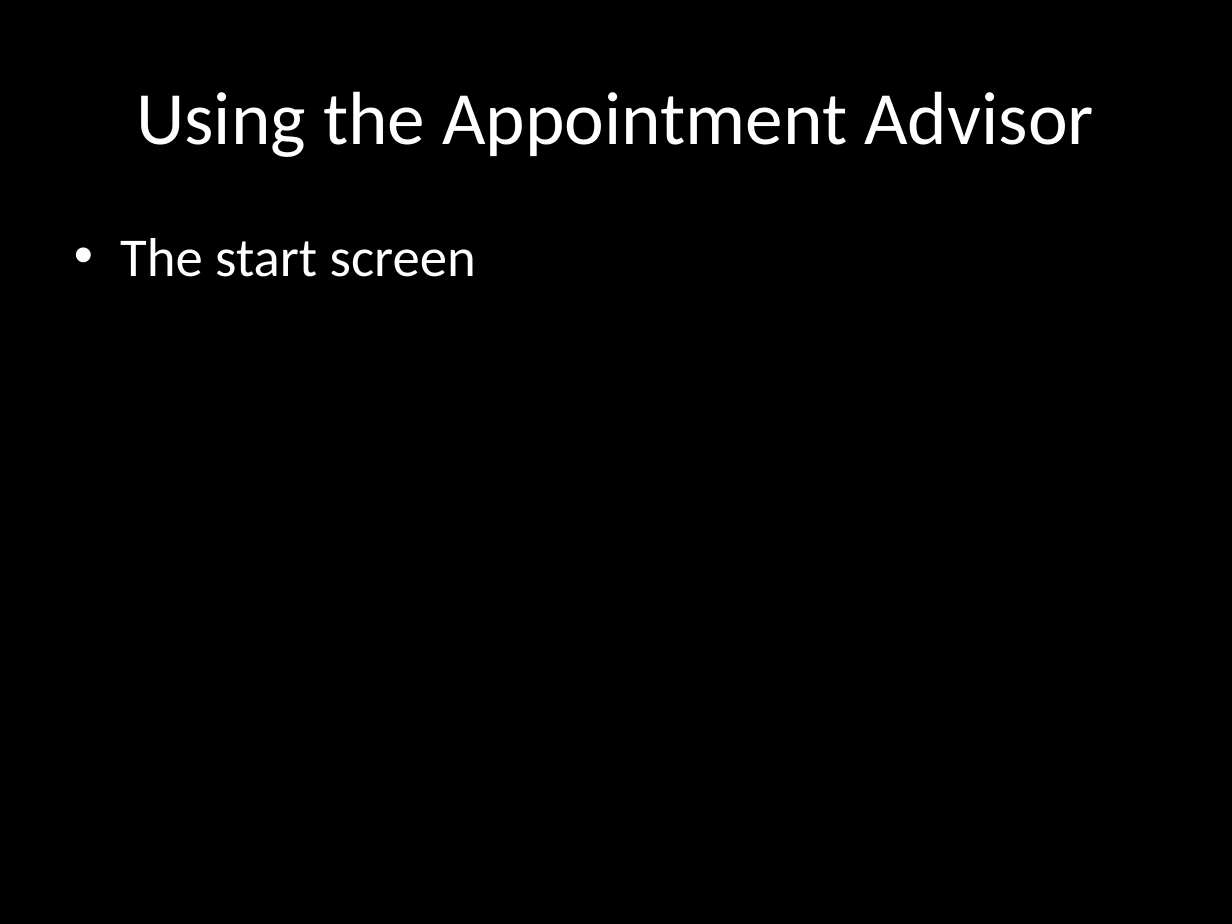
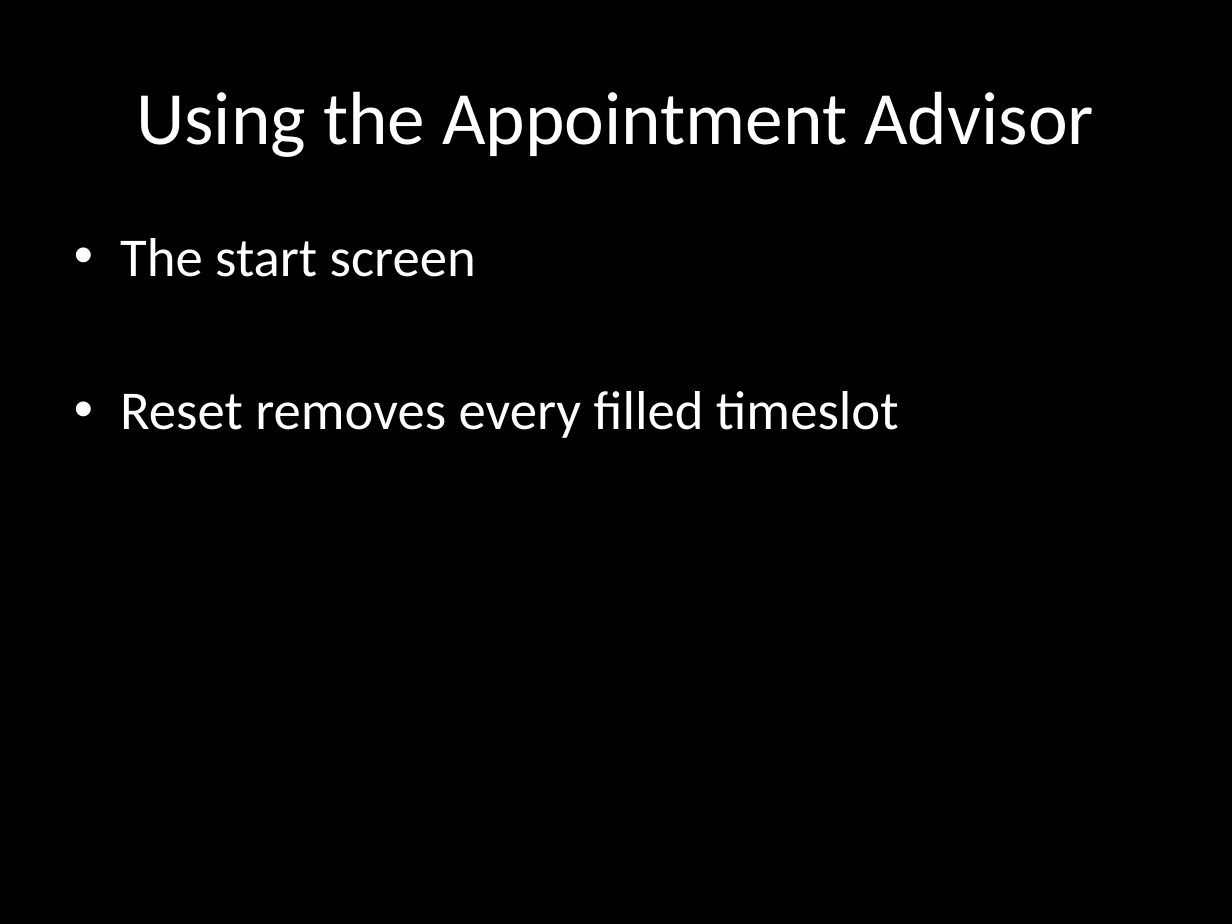
Before and after one commit to Deuro/Schedule-UMBC-DC-YW, a slide deck: slide 8 of Presentate.pptx. Drawn at 1232x924 pixels with LibreOffice and Linux fonts; fonts in the diff are those of the drawing. Boxes give left, top, right and bottom in pixels: in the first picture for what was removed or moved away, otherwise in the second. Text is boxed around its words. In the diff, an @@ line names an element or a change of style, - is before the commit and + after.

```diff
--- a/Presentate.pptx
+++ b/Presentate.pptx
@@ text at bbox=[120, 391, 899, 438]: paragraph added @@
+• Reset removes every filled timeslot
```
Also in this commit, not shown: 8 other slides changed, 1 slide added, 1 other file.
